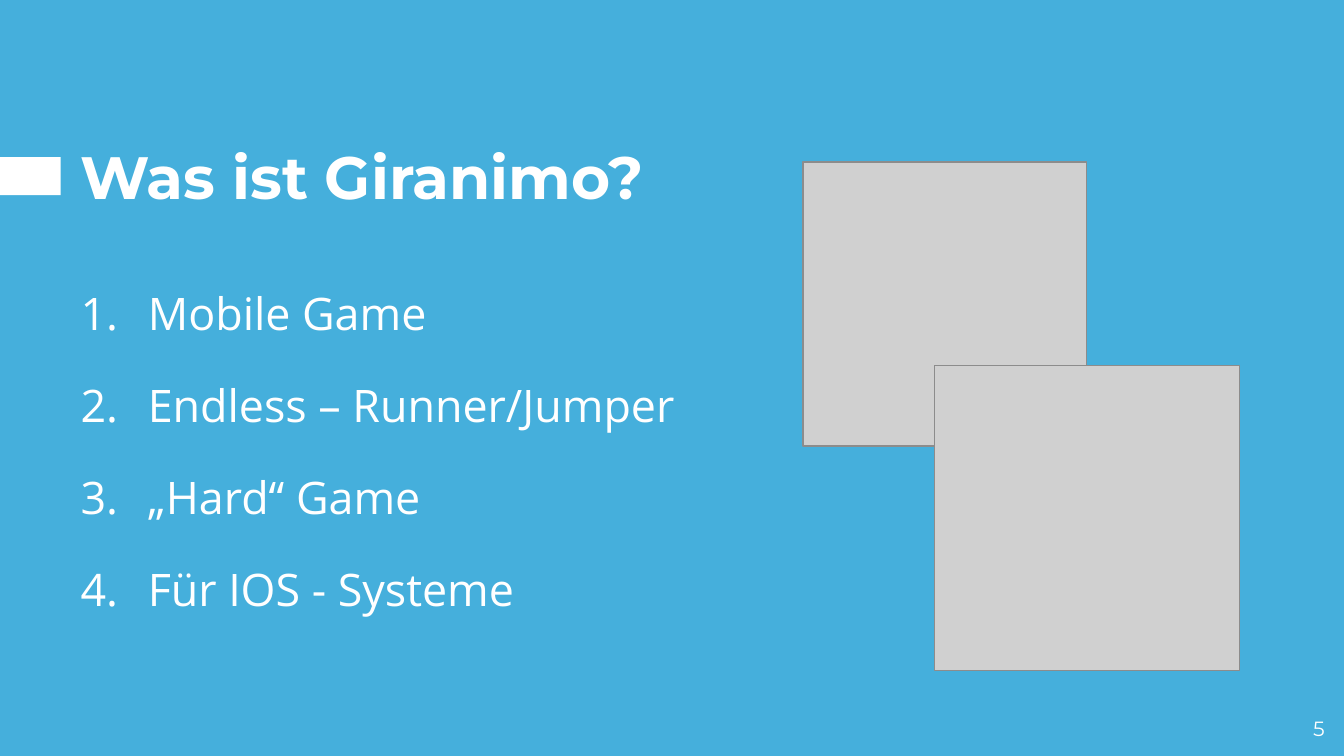
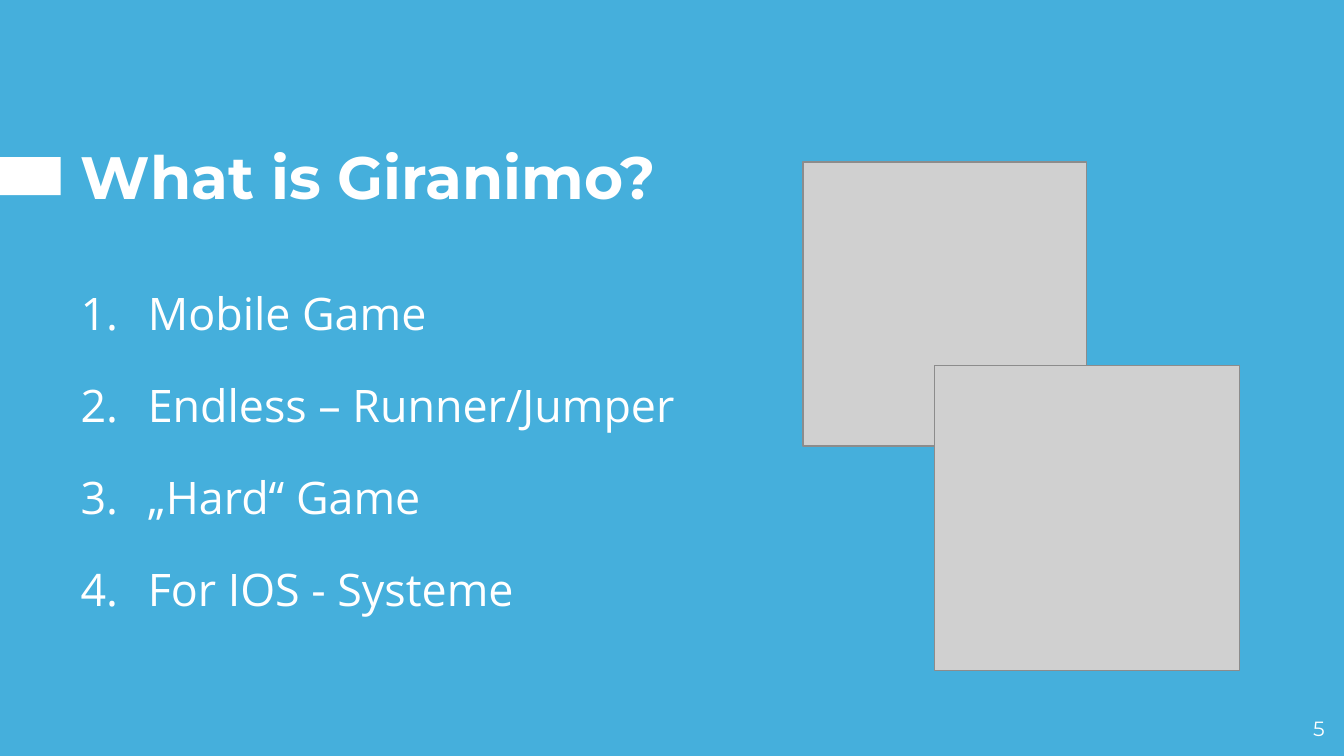
Before and after one commit to hakrrr/Giranimo, a slide deck: slide 5 of Presentation/Pitch.pptx. Drawn at 1344x756 pixels with LibreOffice and Linux fonts; fonts in the diff are those of the drawing; grey boxes stand for pictures. Boxes give left, top, right and bottom in pixels: in the first picture for what was removed or moved away, otherwise in the second. Text is boxed around its words. In the diff, an @@ line names an element or a change of style, - is before the commit and + after.

```diff
--- a/Presentation/Pitch.pptx
+++ b/Presentation/Pitch.pptx
@@ title at <box>81,152,656,200</box>: text changed @@
-Was ist Giranimo?
+What is Giranimo?
@@ text at <box>148,573,513,617</box>: text changed @@
-4. Für IOS - Systeme
+4. For IOS - Systeme
```
Also in this commit, not shown: 16 other slides changed.
